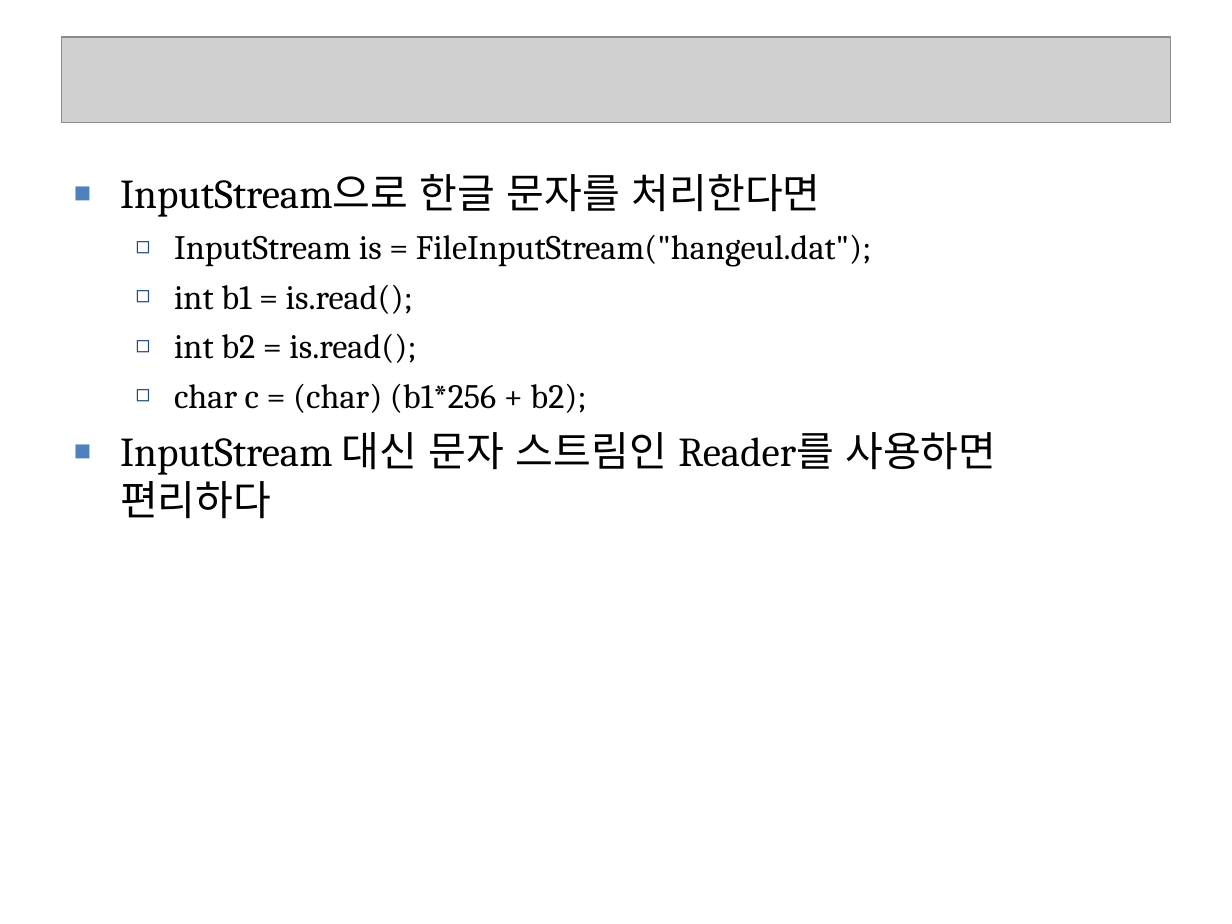
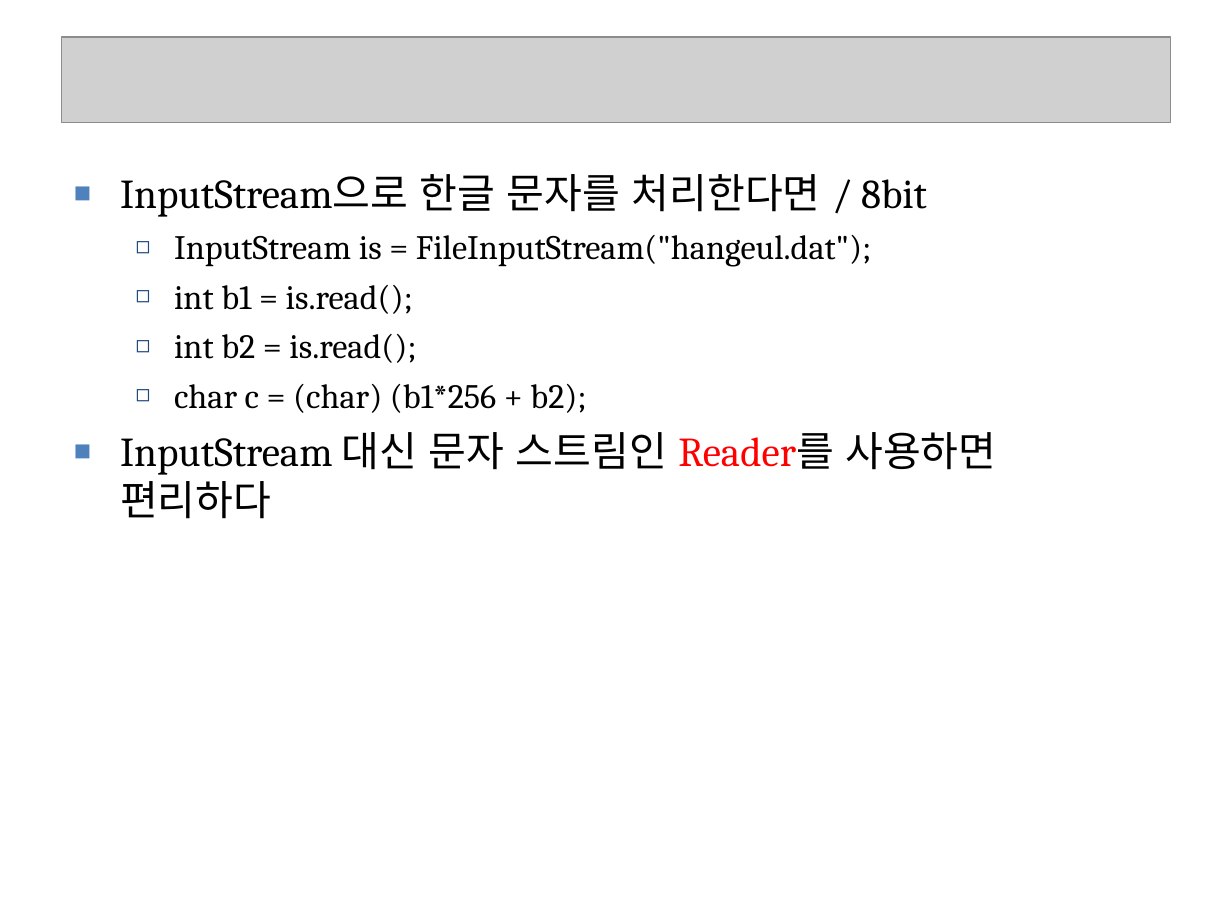
Before and after one commit to seleuchel/javaNetwork, a slide deck: slide 31 of ppt/528_chap02Streams4CharacterByteArray.ppt. Drawn at 1232x924 pixels with LibreOffice and Linux fonts; fonts in the diff are those of the drawing; grey boxes stand for pictures; background and template pictures are left out. Boxes give left, top, right and bottom in pixels: in the first picture for what was removed or moved away, otherwise in the second. Text is boxed around its words. In the diff, an @@ line names an element or a change of style, - is before the commit and + after.

```diff
--- a/ppt/528_chap02Streams4CharacterByteArray.ppt
+++ b/ppt/528_chap02Streams4CharacterByteArray.ppt
@@ text at <box>120,174,927,217</box>: text changed @@
-■ InputStream으로 한글 문자를 처리한다면
+■ InputStream으로 한글 문자를 처리한다면 / 8bit
@@ text at <box>120,432,996,519</box>: text colour #000000 to #FF0000 in "Reader를" @@
```
Also in this commit, not shown: 24 other slides changed, 3 slides added, 2 slides removed, 7 other files.
